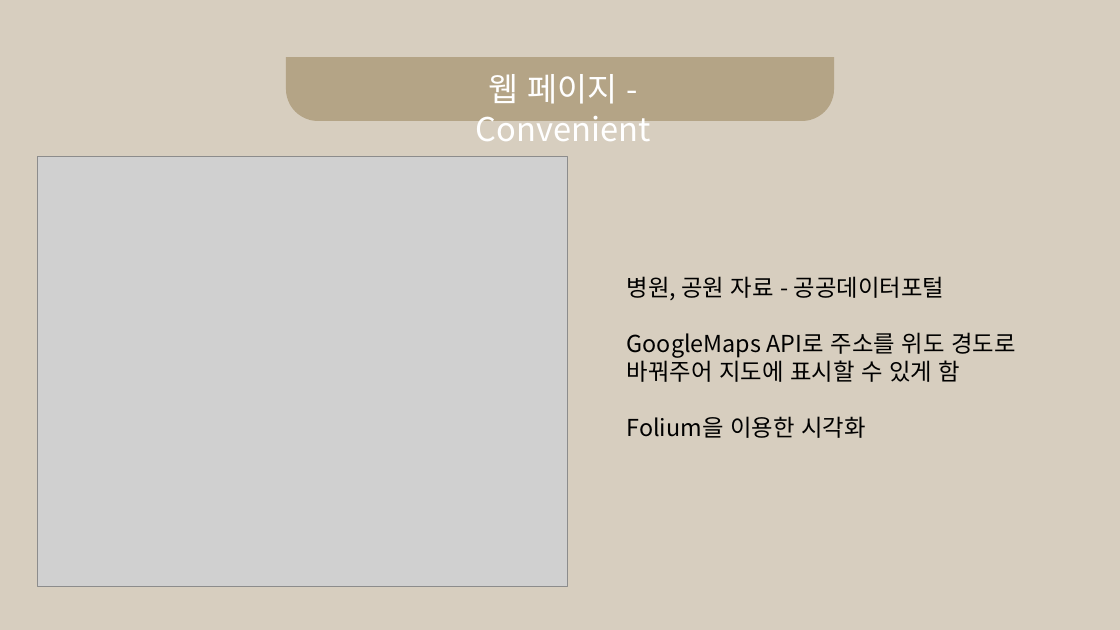
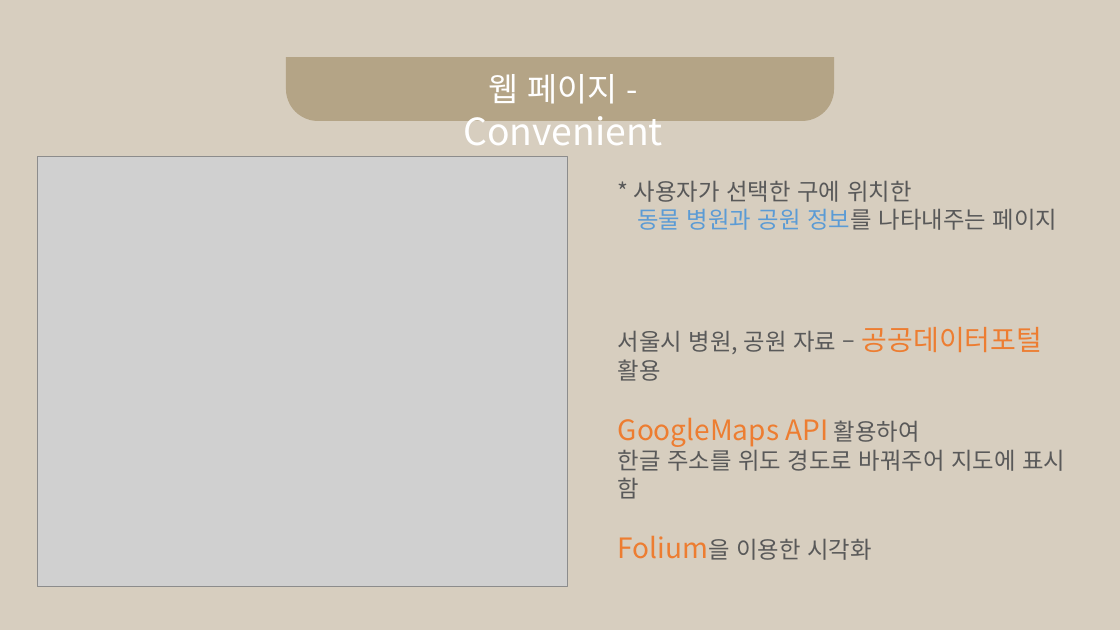
Before and after one commit to MoonYeeun/adopt_dog, a slide deck: slide 11 of adopt_dog .pptx. Drawn at 1120x630 pixels with LibreOffice and Linux fonts; fonts in the diff are those of the drawing; grey boxes stand for pictures. Boxes give left, top, right and bottom in pixels: in the first picture for what was removed or moved away, otherwise in the second. Text is boxed around its words. In the diff, an @@ line names an element or a change of style, - is before the commit and + after.

```diff
--- a/adopt_dog .pptx
+++ b/adopt_dog .pptx
@@ text "웹 페이지 - Convenient" at (463,74,663,145): size 28 to 32 pt in "Convenient" @@
@@ text added at (634,181,1057,230), 20 pt, text #595959 @@
+* 사용자가 선택한 구에 위치한
+동물 병원과 공원 정보를 나타내주는 페이지
@@ text "서울시 병원, 공원 자료 – ...": place and size @@
-text "서울시 병원, 공원 자료 – ..." at (627,276,1015,438)
+text "서울시 병원, 공원 자료 – ..." at (618,327,1065,560)
@@ text at (618,327,1065,499): text changed; text colour #000000 to #595959 @@
-병원, 공원 자료 - 공공데이터포털
-GoogleMaps API로 주소를 위도 경도로 바꿔주어 지도에 표시할 수 있게 함
+서울시 병원, 공원 자료 – 공공데이터포털 활용
+GoogleMaps API 활용하여
+한글 주소를 위도 경도로 바꿔주어 지도에 표시 함
@@ text at (736,539,871,560): size 20 to 24 pt, text colour #000000 to #ED7D31 in "Folium을"; text colour #000000 to #595959 in "Folium을 이용한 시각화" @@
```
Also in this commit, not shown: 15 other slides changed.
